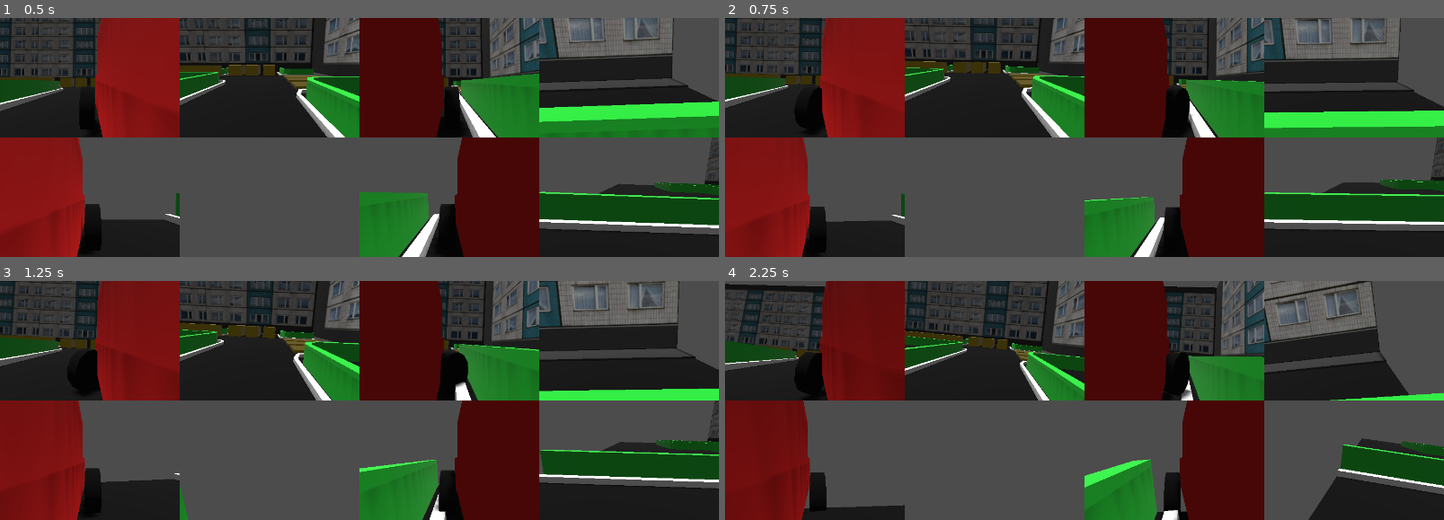
Above: before the commit, frames 1-4 (two rows, left to right).
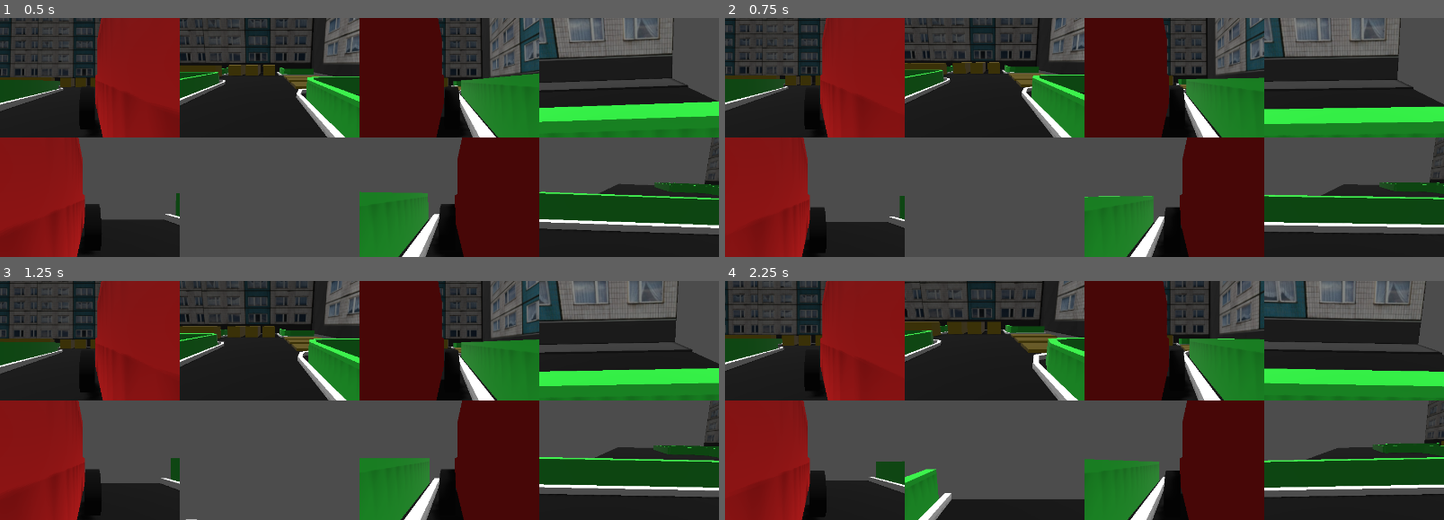
Above: after the commit, the same moments.

Repository: ChernyakKonstantin/Self-driving-RL-car
Game: Godot game, scene res://Main.tscn
Same seed, same stepped clock (60 frames per second), same inputs: the game is played once before the commit and once after it.
Inputs:
- Up to frame 1 (0.5 s): no input
- Up to frame 2 (0.75 s): hold Right (move_right) from 0.53 s (still down); hold Space (break) from 0.53 s (still down)
- Up to frame 3 (1.25 s): keep holding Right (move_right); keep holding Space (break)
- Up to frame 4 (2.25 s): release Right (move_right) at 1.28 s; release Space (break) at 1.28 s; hold Down (move_backward) 1.28-2.03 s; tap Space (break) at 1.35 s; hold Right (move_right) from 2.03 s (still down); hold Space (break) from 2.03 s (still down)

Frame 1 is identical in both runs. In frame 2, 7.4% of the frame differs, in the area x 0-100%, y 0-100%; in frame 3, 17%; in frame 4, 39%.

Commit message:
Car control from python works

Diff:
--- a/godot/train_to_steer/GameTCPServer.gd
+++ b/godot/train_to_steer/GameTCPServer.gd
@@ -90,8 +90,6 @@
 
 	connection.disconnect_from_host()
 # --------
-func perform_action(action):
-	pass
 
 func get_frame():
 	return [1, ]
--- a/godot/train_to_steer/Player.gd
+++ b/godot/train_to_steer/Player.gd
@@ -8,6 +8,9 @@
 onready var enabled: bool = false
 # Distance sensors proxemity
 onready var max_distance_sensor_proxemity: float = 1.0  # TODO: make configurable
+# Actions
+onready var steering_delta: float
+onready var acceleration_delta: float
 
 onready var DistanceSensors = $DistanceSensors
 onready var CameraPlaceholders = $CameraPlaceholders
@@ -23,15 +26,21 @@
 
 func _physics_process(delta):
 
-	# I think 0.4 is cosine value of angle the wheel turn at
-	steering = lerp(steering, Input.get_axis("move_right", "move_left") * 0.8, 5*delta)
-	var acceleration = Input.get_axis("move_backward", "move_forward")
+	# I think 0.8 is cosine value of angle the wheel turn at
+#	steering = lerp(steering, Input.get_axis("move_right", "move_left") * 0.8, 5*delta)
+	steering = lerp(steering, steering_delta * 0.8, 5*delta)
+#	var acceleration = Input.get_axis("move_backward", "move_forward")
+	var acceleration = acceleration_delta
 	var rpm
 	rpm = $back_left_wheel.get_rpm()
 	$back_left_wheel.engine_force = acceleration * max_torque * (1 - rpm / max_rpm)
 	rpm = $back_right_wheel.get_rpm()
 	$back_right_wheel.engine_force = acceleration * max_torque * (1 - rpm / max_rpm)
 	brake = Input.get_action_strength("break") * 200
+
+	steering_delta = 0
+	acceleration_delta = 0
+
 
 # --------
 func _configure_collision():
@@ -52,8 +61,6 @@
 		# TODO: remove hard-code with Camera keuword and use types
 		var camera = camera_storage.find_node(placeholder.name + "Camera")
 		placeholder.set_remote_node(camera.get_path())
-#
-
 # --------
 func get_proxemity() -> Dictionary:
 	# Return dictionary of distances from sensors
@@ -74,5 +81,11 @@
 func get_speed() -> float:
 	return $back_left_wheel.engine_force
 # --------
+func perform_action(action: Dictionary) -> void:
+	if action.has("steering_delta"):
+		steering_delta = action["steering_delta"]
+	if action.has("acceleration_delta"):
+		acceleration_delta = action["acceleration_delta"]
+# --------
 func _on_Player_body_entered(body):
 	is_collided = true
Not shown, changed: Pipfile
Not shown, changed: camera_environment/enums.py
Not shown, added: engine_example.py
